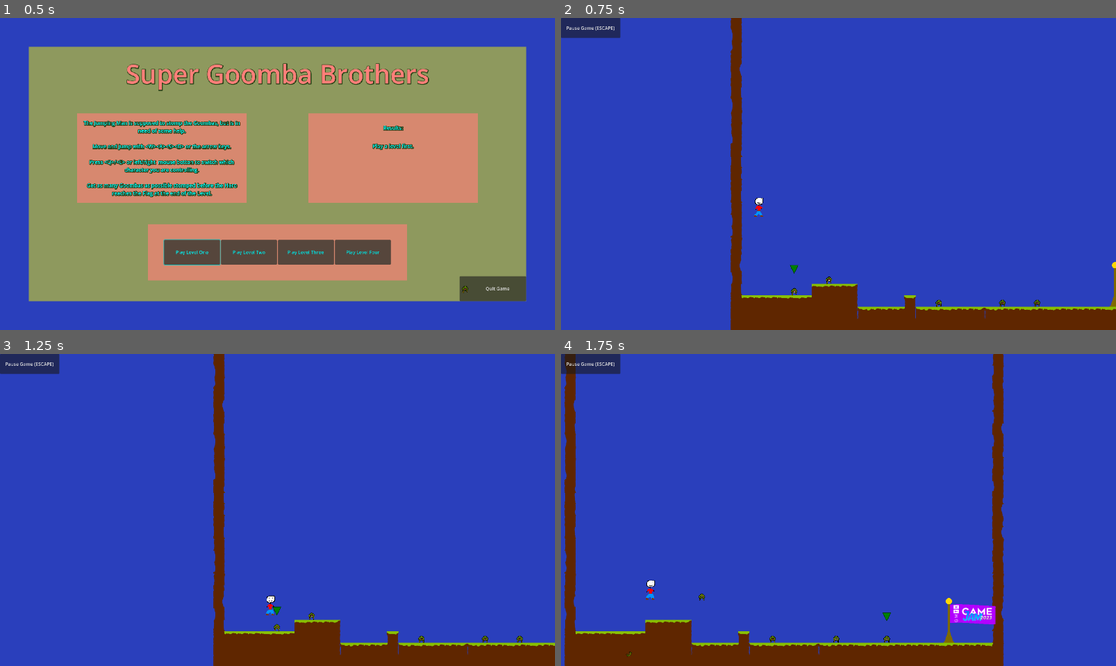
Above: before the commit, frames 1-4 (two rows, left to right).
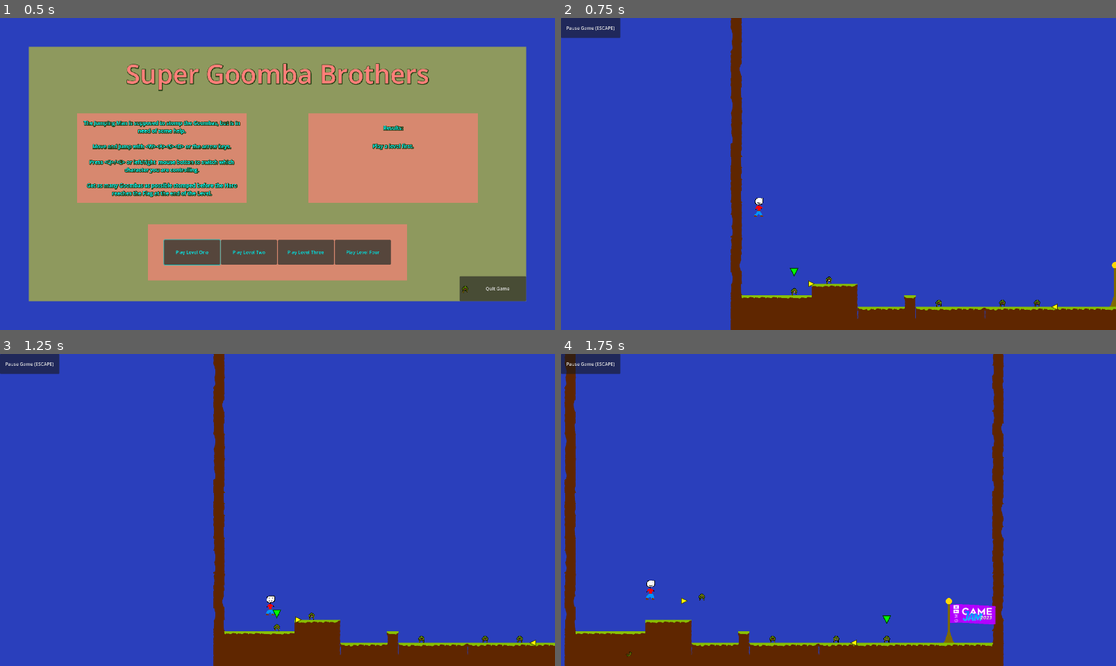
Above: after the commit, the same moments.

Repository: PaulMag/GMTK-Game-Jam-2023
Game: Godot game, scene res://controller/PlayerController.tscn
Same seed, same stepped clock (60 frames per second), same inputs: the game is played once before the commit and once after it.
Inputs:
- Up to frame 1 (0.5 s): no input
- Up to frame 2 (0.75 s): click "Play Level One" at 0.5 s
- Up to frame 3 (1.25 s): no input
- Up to frame 4 (1.75 s): hold D (move_right) from 1.28 s (still down); hold E (next_monster) from 1.28 s (still down); tap W (jump) at 1.52 s; tap Q (previous_monster) at 1.55 s

Frame 1 is identical in both runs. In frame 2, less than 0.1% of the frame differs, in the area x 41-90%, y 79-94%; in frame 3, less than 0.1%, in the area x 49-97%, y 80-94%; in frame 4, less than 0.1%.

Commit message:
Make Marker nicer

Diff:
--- /dev/null
+++ b/controller/Marker.gd
@@ -0,0 +1,32 @@
+extends Node2D
+
+class_name Marker
+
+const OFFSET := -70.0
+const AMPLITUDE := 10.0
+const SPEED := 2 * PI
+const COLOR := Color.GREEN
+const COLOR_DEAD := Color.RED
+const COLOR_SWITCH := Color.YELLOW
+
+@onready var sprite = $Sprite2D
+
+var markerMotion := 0.0
+var isAlive := true
+
+
+func _process(delta):
+	if isAlive:
+		sprite.position.y = OFFSET + sin(Time.get_unix_time_from_system() * SPEED) * AMPLITUDE
+
+func makeAlive():
+	isAlive = true
+#	sprite.modulate = COLOR
+
+func makeDead():
+	isAlive = false
+#	sprite.modulate = COLOR_DEAD
+
+func makeSwitch():
+	sprite.scale = 0.75
+#	sprite.modulate = COLOR_SWITCH
--- /dev/null
+++ b/controller/Marker.tscn
@@ -0,0 +1,12 @@
+[gd_scene load_steps=3 format=3 uid="uid://b2jcdl53fxp5"]
+
+[ext_resource type="Texture2D" uid="uid://bjijkahqmt4dq" path="res://controller/marker.png" id="1_d5hvx"]
+[ext_resource type="Script" path="res://controller/Marker.gd" id="1_nlb0u"]
+
+[node name="Marker" type="Node2D"]
+script = ExtResource("1_nlb0u")
+
+[node name="Sprite2D" type="Sprite2D" parent="."]
+z_index = 10
+position = Vector2(0, -60)
+texture = ExtResource("1_d5hvx")
--- a/controller/PlayerController.gd
+++ b/controller/PlayerController.gd
@@ -4,14 +4,14 @@
 
 
 const RELATIVE_SPEED := 8.0
-const MARKER_POSITION := Vector2(-15, -15 - 80)
-const MARKER_AMPLITUDE := 10.0
-const MARKER_SPEED := 2 * PI
 const MARKER_COLOR := Color.GREEN
 const MARKER_COLOR_DEAD := Color.RED
+const MARKER_COLOR_SWITCH := Color.YELLOW
 
 @onready var camera: Camera2D = $Camera2D
-@onready var marker: TextureRect = $Marker
+@onready var marker: Marker = $Marker
+@onready var markerNext: Marker = $MarkerNext
+@onready var markerPrevious: Marker = $MarkerPrevious
 
 @onready var menuScreen: CanvasLayer = $MenuScreen
 @onready var scoringLabel: Label = $MenuScreen/ColorRect/ColorRect3/ScoringLabel
@@ -26,7 +26,6 @@
 
 var dungeon: Dungeon
 var controlledMonster: Monster
-var markerMotion := 0.0
 var gameIsActive := false
 
 
@@ -35,6 +34,12 @@
 	camera.zoom = Vector2(zoom, zoom)
 	get_tree().paused = true
 	$MenuScreen/ColorRect/ColorRect4/HBoxContainer/ButtonLevel01.grab_focus()
+	markerNext.rotation_degrees = -90
+	markerNext.modulate = MARKER_COLOR_SWITCH
+	markerNext.scale = Vector2(0.75, 0.75)
+	markerPrevious.rotation_degrees = 90
+	markerPrevious.modulate = MARKER_COLOR_SWITCH
+	markerPrevious.scale = Vector2(0.75, 0.75)
 
 func _process(delta: float) -> void:
 	if controlledMonster:
@@ -44,10 +49,17 @@
 
 		if controlledMonster.isDead:
 			marker.modulate = MARKER_COLOR_DEAD
-		else :
-			markerMotion = sin(Time.get_unix_time_from_system() * 2*PI) * MARKER_AMPLITUDE
-		marker.position = focus + MARKER_POSITION
-		marker.position.y += markerMotion
+			marker.makeDead()
+		marker.position = focus
+
+		if getAllMonsters().size() >= 2:
+			var nextMonster = getMonster("next")
+			markerNext.position = nextMonster.position
+			var previousMonster = getMonster("previous")
+			markerPrevious.position = previousMonster.position
+		else:
+			markerNext.visible = false
+			markerPrevious.visible = false
 
 	if dungeon.flag.has_overlapping_bodies():
 		gameOver()
@@ -69,6 +81,7 @@
 	var newMonster := getMonster(which)
 	controlledMonster = newMonster
 	marker.modulate = MARKER_COLOR
+	marker.makeAlive()
 	if oldMonster and oldMonster.isDead and newMonster != oldMonster:
 		oldMonster.delete()
 
@@ -115,6 +128,8 @@
 	gameIsActive = false
 	controlledMonster = null
 	marker.visible = false
+	markerNext.visible = false
+	markerPrevious.visible = false
 	var totalMonsterCount: int = dungeon.totalMonsters
 	var stompedMonsterCount: int = totalMonsterCount - getAllMonsters().size()
 	var percentageScore: int = round(float(stompedMonsterCount) / float(totalMonsterCount) * 100)
@@ -143,6 +158,8 @@
 	dungeon = DUNGEONS[level].instantiate()
 	add_child(dungeon)
 	marker.visible = true
+	markerNext.visible = true
+	markerPrevious.visible = true
 	switchControlledMonster("first")
 	gameIsActive = true
 	hideMenu()
--- a/controller/PlayerController.tscn
+++ b/controller/PlayerController.tscn
@@ -1,7 +1,7 @@
 [gd_scene load_steps=7 format=3 uid="uid://bgc7bcglvrrty"]
 
 [ext_resource type="Script" path="res://controller/PlayerController.gd" id="1_cfhfr"]
-[ext_resource type="Texture2D" uid="uid://bjijkahqmt4dq" path="res://controller/marker.png" id="2_eh7cr"]
+[ext_resource type="PackedScene" uid="uid://b2jcdl53fxp5" path="res://controller/Marker.tscn" id="2_g6yyv"]
 [ext_resource type="Script" path="res://controller/PauseScript.gd" id="3_clufc"]
 [ext_resource type="Texture2D" uid="uid://vl5yocnn4ykj" path="res://monster/goomba1.png" id="3_jbqde"]
 
@@ -24,11 +24,14 @@
 [node name="Camera2D" type="Camera2D" parent="."]
 position = Vector2(960, 540)
 
-[node name="Marker" type="TextureRect" parent="."]
-visible = false
-offset_right = 30.0
-offset_bottom = 30.0
-texture = ExtResource("2_eh7cr")
+[node name="Marker" parent="." instance=ExtResource("2_g6yyv")]
+visible = false
+
+[node name="MarkerNext" parent="." instance=ExtResource("2_g6yyv")]
+visible = false
+
+[node name="MarkerPrevious" parent="." instance=ExtResource("2_g6yyv")]
+visible = false
 
 [node name="HUD" type="CanvasLayer" parent="."]
 process_mode = 3
Binary file changed: controller/marker.png
